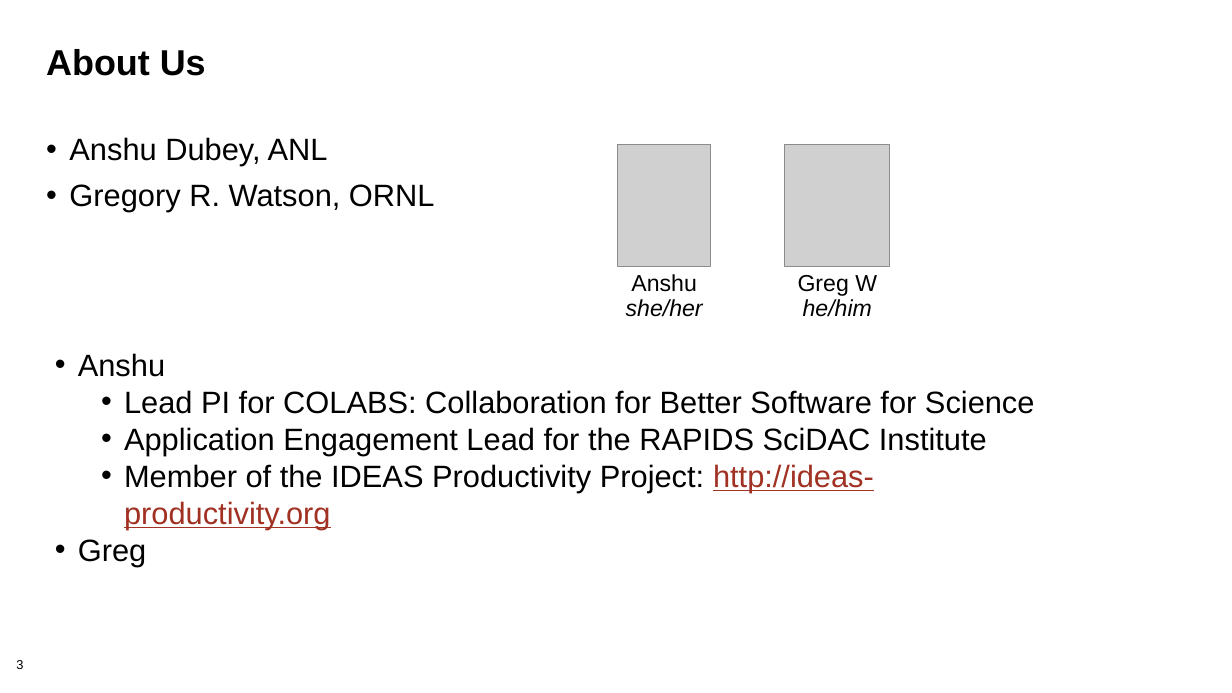
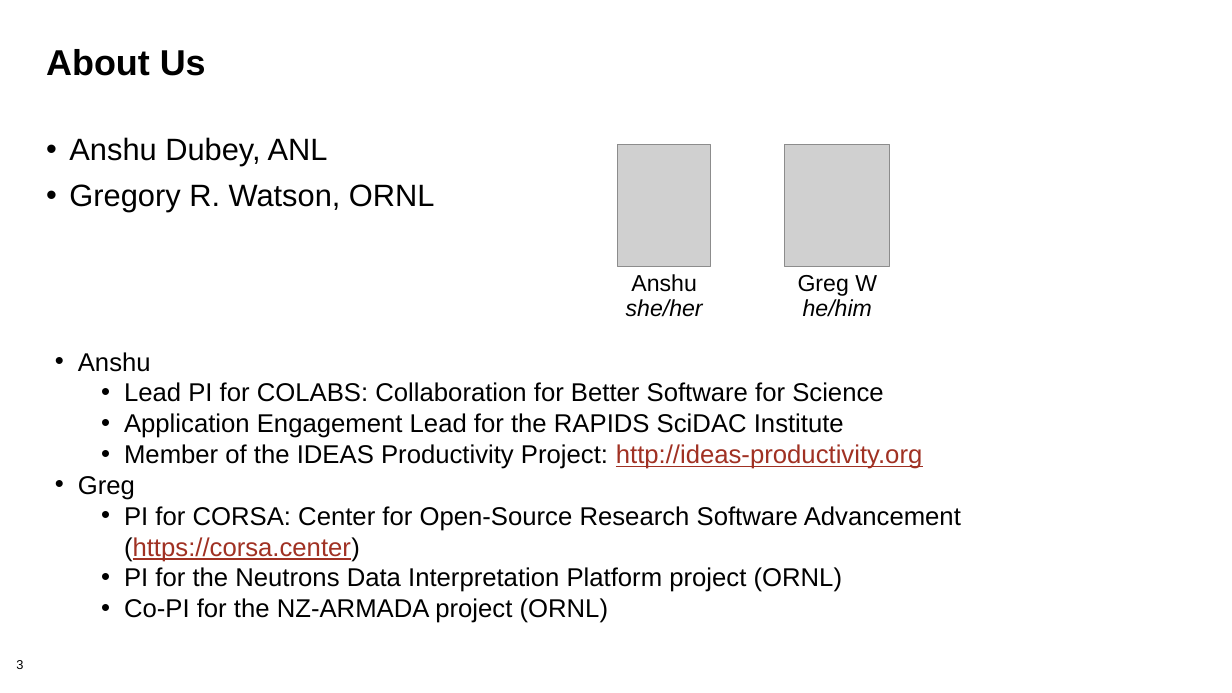
Before and after one commit to bssw-tutorial/presentations, a slide deck: slide 3 of intro-a.pptx. Drawn at 1232x693 pixels with LibreOffice and Linux fonts; fonts in the diff are those of the drawing; grey boxes stand for pictures. Boxes give left, top, right and bottom in pixels: in the first picture for what was removed or moved away, otherwise in the second. Text is boxed around its words. In the diff, an @@ line names an element or a change of style, - is before the commit and + after.

Commit message:
Updated presenter

```diff
--- a/intro-a.pptx
+++ b/intro-a.pptx
@@ text at [78,352,923,500]: size 24 to 20 pt in "Anshu", "Lead PI for COLABS: Collaboration for Better ...", "Application Engagement Lead for the RAPIDS SciDAC ...", "Member of the IDEAS Productivity Project: http://ideas-produ ..." and 1 more places @@
@@ text at [124,506,961,623]: paragraphs added @@
+  • PI for CORSA: Center for Open-Source Research Software Advancement (https://corsa.center)
+  • PI for the Neutrons Data Interpretation Platform project (ORNL)
+  • Co-PI for the NZ-ARMADA project (ORNL)
```
